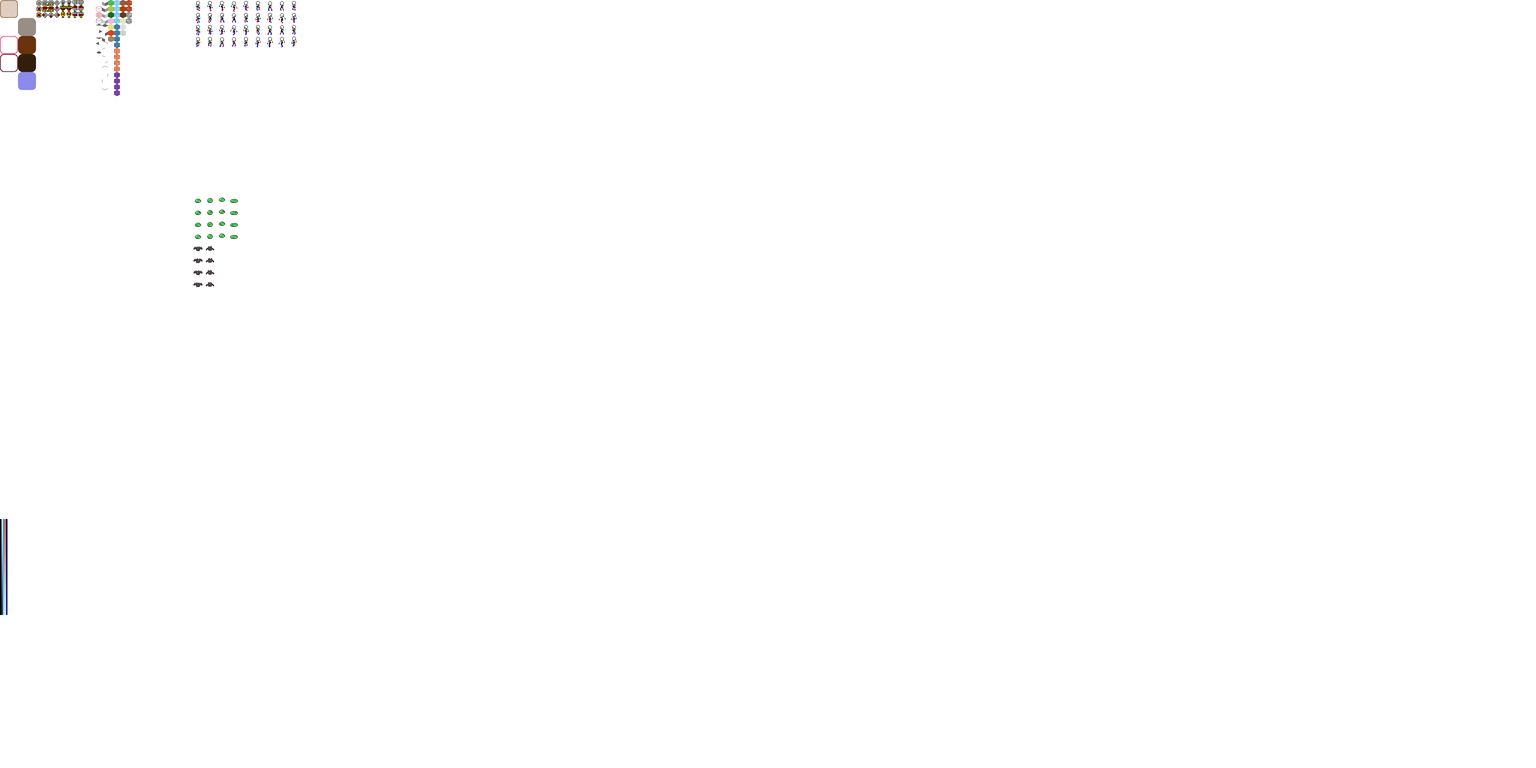
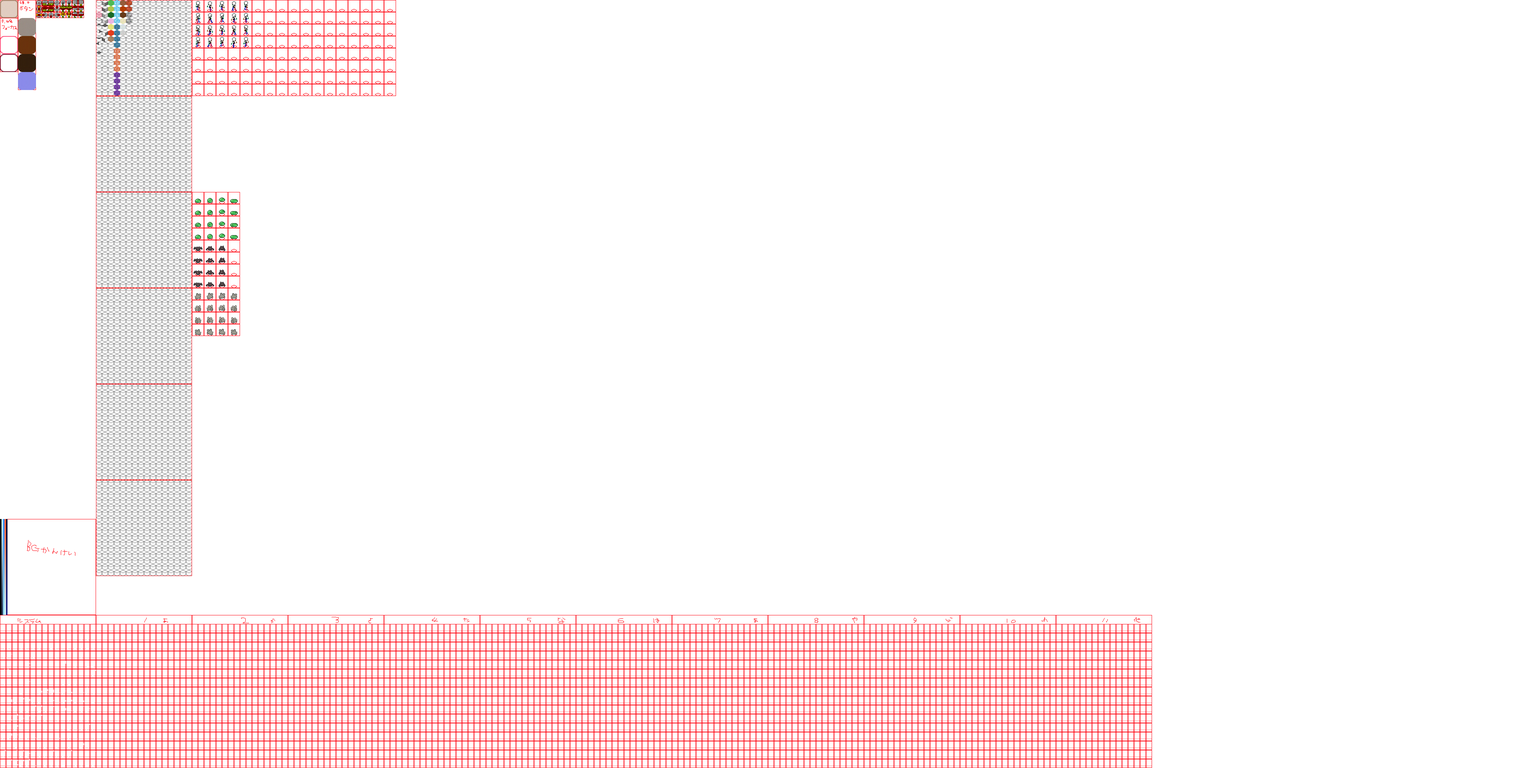
Layer changes from the first 1536 × 768 image to the second:
painted on "GUI and World" over (x1=193, y1=1, x2=297, y2=336)
showed "グリッド", painted on it over (x1=0, y1=0, x2=1152, y2=768)
